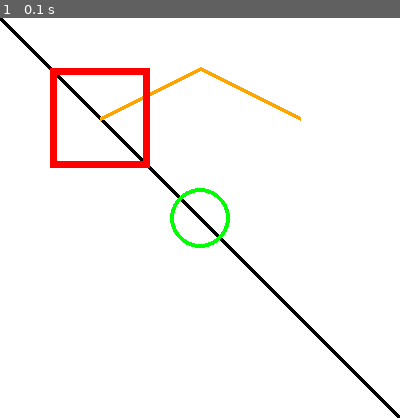
Above: before the commit, frame 1.
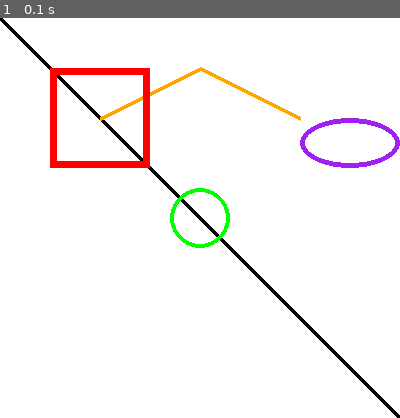
Above: after the commit, the same moment.

Repository: albashzia/Python_Pygame_Practice_Programs
Game: pygame game, started from Code/drawing_shapes.py
Two runs of this game, one before a commit and one after it. Both use one fixed random seed, a clock stepped at 60 frames per second and the inputs below.
Inputs:
- Up to frame 1 (0.1 s): no input

The runs differ from the first frame. In frame 1, 0.7% of the frame differs, in the area x 75-100%, y 25-38%.

Commit message:
Drawing an ellipse on the surface using pygame.draw.ellipse() function

Diff:
--- a/Code/drawing_shapes.py
+++ b/Code/drawing_shapes.py
@@ -29,6 +29,12 @@
                    (200,200),
                    30,
                    4)
+
+pygame.draw.ellipse(screen,
+                    "purple",
+                    (300,100,100,50),
+                    5)
+
 done = True
 while done:
     for event in pygame.event.get():
